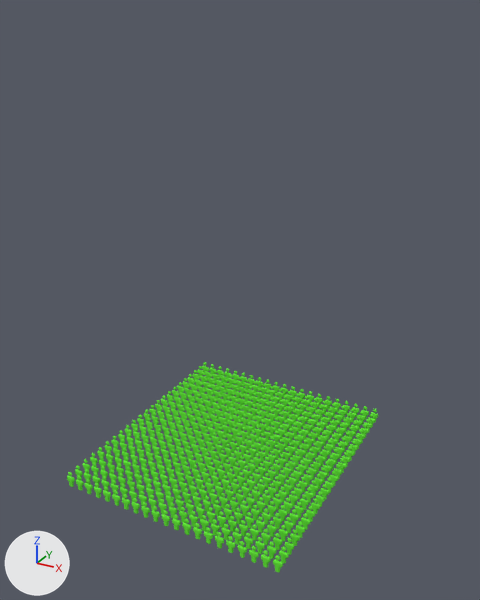
The Blender file Patients.blend as it was, and as the next commit left it.
Rendered twice from a 50 mm camera at (100.7, -134.2, 148.3) aimed at (4.0, 41.6, 60.4). Every picture has the same lights, and +X, +Y and +Z are marked at lower left.

The scene before the commit, as lines of its bpy script (objects in view):
```python
ob_sphere_000 = bpy.data.objects.new('Sphere.000', me_sphere_002)
ob_sphere_000.location = (4.0, 0.0, 2.3)
ob_sphere_000.scale = (0.802, 0.401, 0.802)
ob_sphere_002 = bpy.data.objects.new('Sphere.002', me_sphere_003)
ob_sphere_002.location = (-4.0, 0.0, 2.3)
ob_sphere_002.scale = (0.802, 0.401, 0.802)
ob_sphere_003 = bpy.data.objects.new('Sphere.003', me_sphere_004)
ob_sphere_003.location = (0.0, 4.0, 2.3)
ob_sphere_003.scale = (0.802, 0.401, 0.802)
```
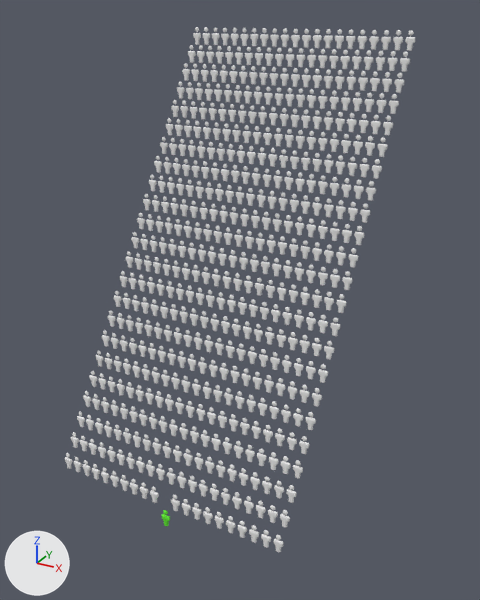
Commit message: Patient movies

Pixel boxes [x1, y1, x2, y2] of what changed, in the pictures (480 x 600 px):
'Sphere.000', recoloured, moved, modifiers changed: before [172, 386, 378, 573]; after [171, 29, 415, 552]
'Sphere.002', recoloured, moved, modifiers changed: before [67, 362, 279, 522]; after [65, 27, 289, 503]
'Sphere.003', recoloured, moved, modifiers changed: before [169, 384, 288, 518]; after [167, 29, 300, 485]

Edits to the bpy script that builds the scene:
```text
Change mat_material_003:
    mat_material_003.base_color: (0.13, 0.799, 0.0452) -> (0.8, 0.8, 0.8)  # green #65e73c -> white #e7e7e7
Change mat_material_001:
    mat_material_001.base_color: (0.13, 0.799, 0.0452) -> (0.8, 0.8, 0.8)  # green #65e73c -> white #e7e7e7
Change mat_material_002:
    mat_material_002.base_color: (0.13, 0.799, 0.0452) -> (0.8, 0.8, 0.8)  # green #65e73c -> white #e7e7e7
Change ob_sphere_003:
    ob_sphere_003.location: (0.0, 4.0, 2.3) -> (0.0, 4.0, 15.9)
    where _m = ob_sphere_003.modifiers.new('Array', 'ARRAY')
    _m.relative_offset_displace: (0.0, 4.0, 0.0) -> (0.0, 4.0, 1.0)
Change ob_sphere_002:
    ob_sphere_002.location: (-4.0, 0.0, 2.3) -> (-4.0, 0.0, 10.0)
    where _m = ob_sphere_002.modifiers.new('Array', 'ARRAY')
    _m.relative_offset_displace: (0.0, 4.0, 0.0) -> (0.0, 4.0, 1.0)
    add _m.use_object_offset = True
Change ob_sphere_000:
    ob_sphere_000.location: (4.0, 0.0, 2.3) -> (4.0, 0.0, 10.0)
    where _m = ob_sphere_000.modifiers.new('Array', 'ARRAY')
    _m.relative_offset_displace: (0.0, 4.0, 0.0) -> (0.0, 4.0, 1.0)
```
